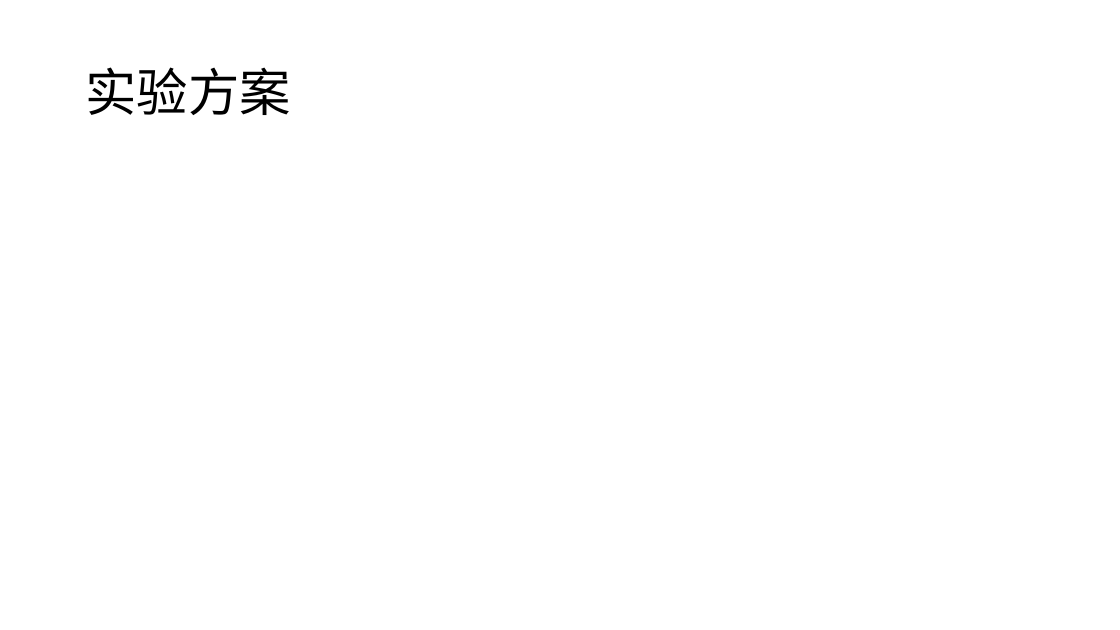
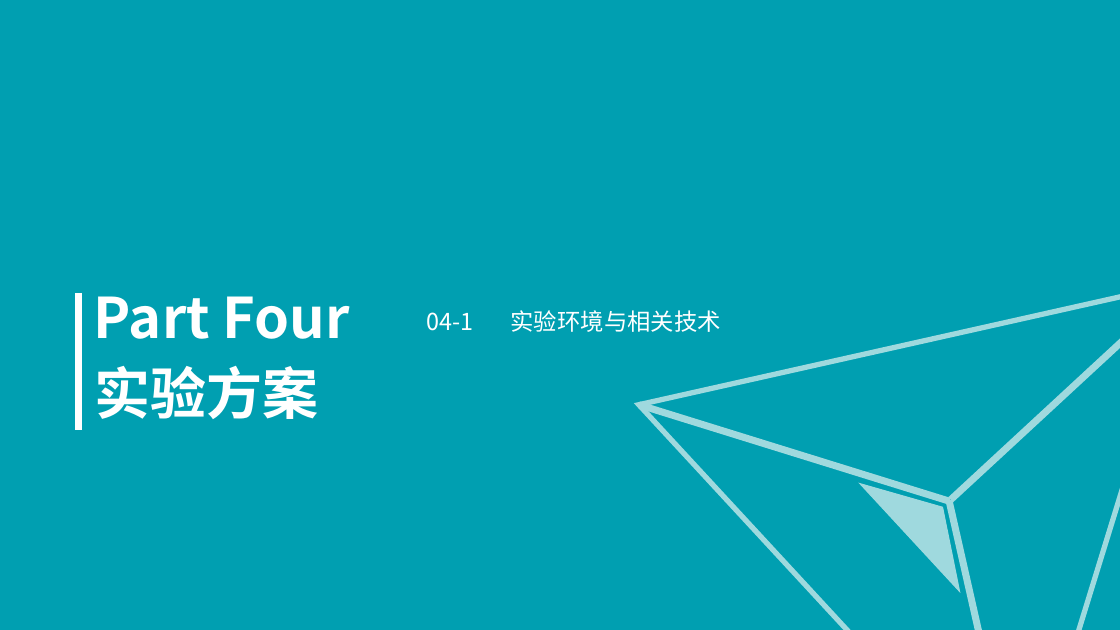
Before and after one commit to royalvald/MediumTest, a slide deck: slide 20 of 中期答辩.pptx (slide 7 before the commit). Drawn at 1120x630 pixels with LibreOffice and Linux fonts; fonts in the diff are those of the drawing. Boxes give left, top, right and bottom in pixels: in the first picture for what was removed or moved away, otherwise in the second. Text is boxed around its words. In the diff, an @@ line names an element or a change of style, - is before the commit and + after.

```diff
--- a/中期答辩.pptx
+++ b/中期答辩.pptx
@@ background #FFFFFF to #009FB1 @@
@@ line added from (78, 293) to (78, 430), #FFFFFF 6 pt @@
@@ text added at (x1=94, y1=296, x2=350, y2=339), 48 pt, text #FFFFFF, bold @@
+Part Four
@@ text added at (x1=427, y1=310, x2=721, y2=332), 20 pt, text #FFFFFF @@
+04-1 实验环境与相关技术
@@ group added at (x1=639, y1=75, x2=1120, y2=630): 3 lines, 2 triangles, 1 freeform shape @@
@@ text "实验方案" moved from (x1=85, y1=67, x2=290, y2=115) to (x1=95, y1=366, x2=319, y2=419) @@
@@ text "实验方案" at (x1=95, y1=366, x2=319, y2=419): size 44 to 48 pt, text colour #000000 to #FFFFFF, bold on; more space between paragraphs; vertical alignment middle to top @@
```
Also in this commit, not shown: 26 slides added, 9 slides removed, 5 other files.
